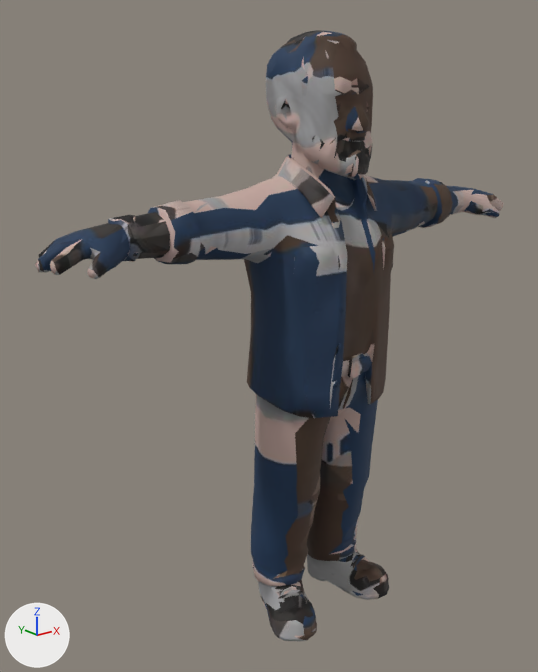
Before and after pictures for a commit that changed the glTF model dist/models/people/bearded-blue-shirt.glb.
Camera for both pictures: a camera (50 mm lens) standing at (-1.123, -1.226, 1.217) and looking at (-0.083, 0.074, 0.697). Every picture has the same lights, and +X, +Y and +Z are marked at lower left. The first picture is the older version. Where no turn or scale is listed for an object, it has been applied to the vertices. Vertices at exactly the same position are counted once.

Objects in the first picture: 'char1.001'.
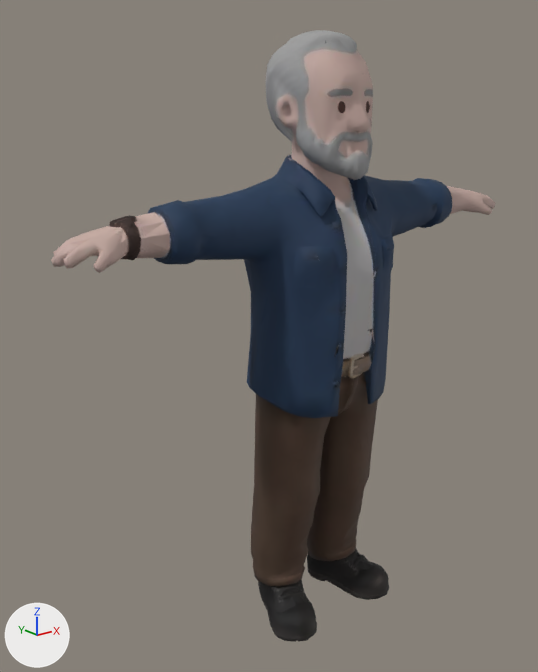
Boxes [x1, y1, x2, y2] around the edits, measured in the pictures (538 x 672 px; the box of a moved part takes in the faces that stretch with it):
'char1.001', reshaped: before [35, 30, 503, 642]; after [51, 30, 495, 642]
part 1 of me_char1_003, moved or reshaped: before [35, 31, 503, 279]; after [51, 31, 495, 273]
part 2 of me_char1_003, moved or reshaped: [285, 542, 356, 642] in both
part 3 of me_char1_003, moved or reshaped: [344, 414, 368, 454] in both
part 4 of me_char1_003, surface changed: before [38, 30, 501, 641]; after [54, 30, 495, 641]

The edits, one by one:
me_char1_003 is used by ob_char1_001; location (0.0, 0.0, 0.0).
me_char1_003 had 2253 vertices, 4499 faces and spanned x -0.646..0.648, y -0.14..0.14, z 0.0..1.36.
me_char1_003 now has 2253 vertices, 4499 faces and spans x -0.617..0.62, y -0.14..0.14, z 0.0..1.36.
me_char1_003 part 1: 167 vertices moved from x -0.646..0.642, y -0.067..0.063, z 0.927..1.021 to x -0.617..0.616, y -0.056..0.053, z 0.935..1.021; 146 vertices removed from x -0.643..0.648, y -0.125..0.103, z 0.927..1.353; 134 vertices added at x -0.615..0.62, y -0.126..0.106, z 0.93..1.353.
me_char1_003 part 2: 9 vertices removed from x -0.158..0.136, y -0.124..0.036, z 0.002..0.104; 18 vertices added at x -0.16..0.142, y -0.124..0.038, z 0.002..0.107.
me_char1_003 part 3: 1 vertex removed from x 0.064, y -0.083, z 0.461; 2 vertices added at x 0.058..0.073, y -0.082, z 0.448..0.468.
me_char1_003 part 4: 3898 kept faces spanning x -0.617..0.616, y -0.14..0.14, z 0.0..1.36 get new texture (UV) coordinates.
Other edits to the shape of me_char1_003 do not show in these pictures.
